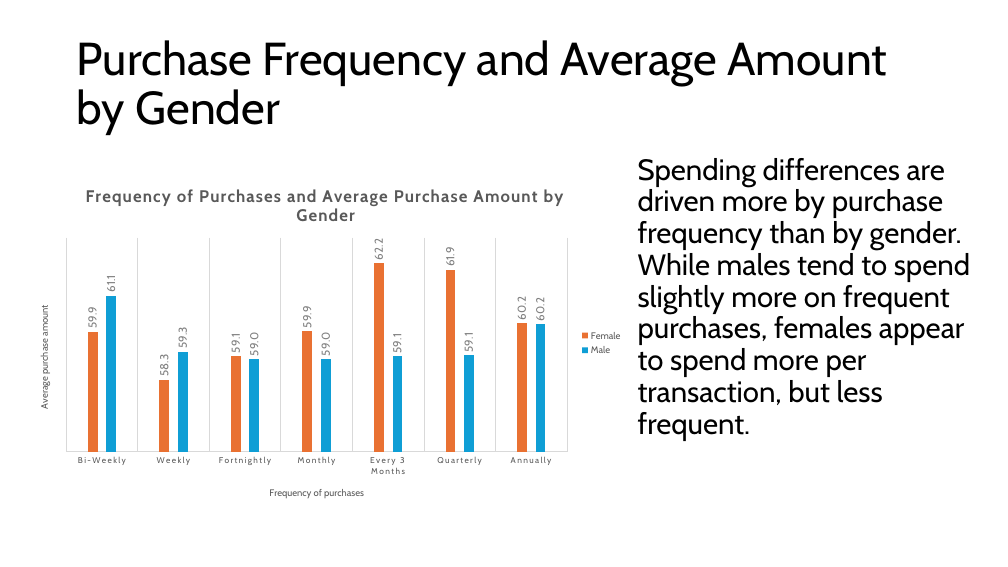
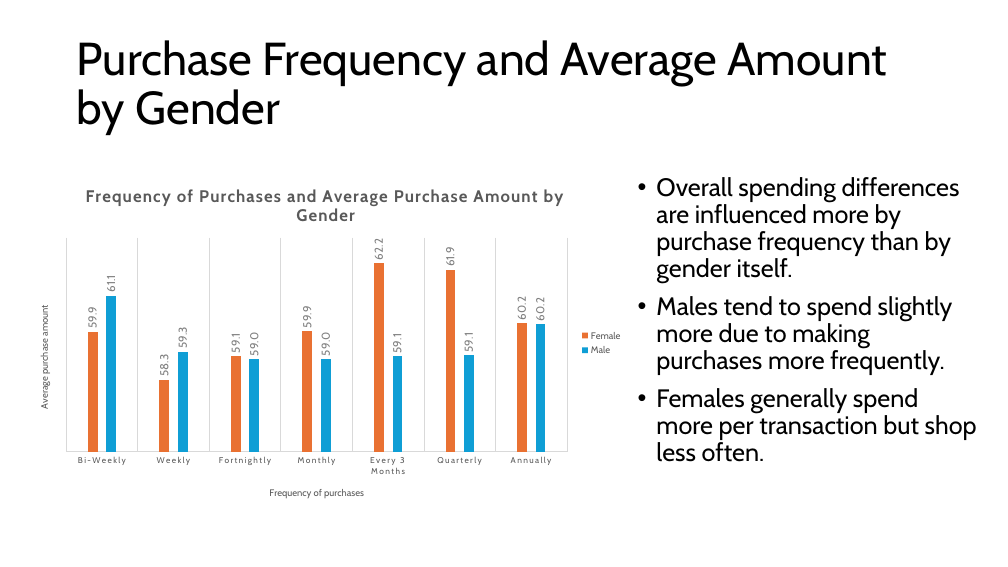
Before and after one commit to ilsecaher/MSDS670_X40_Mid-Term_Project, a slide deck: slide 4 of MSDS670_X40_Data Visualization_AssignmentWk4 - Ilse Severance.pptx. Drawn at 1008x567 pixels with LibreOffice and Linux fonts; fonts in the diff are those of the drawing. Boxes give left, top, right and bottom in pixels: in the first picture for what was removed or moved away, otherwise in the second. Text is boxed around its words. In the diff, an @@ line names an element or a change of style, - is before the commit and + after.

```diff
--- a/MSDS670_X40_Data Visualization_AssignmentWk4 - Ilse Severance.pptx
+++ b/MSDS670_X40_Data Visualization_AssignmentWk4 - Ilse Severance.pptx
@@ text at (656,177,977,462): text changed; size 28 to 24 pt @@
-Spending differences are driven more by purchase frequency than by gender. While males tend to spend slightly more on frequent purchases, females appear to spend more per transaction, but less frequent.
+• Overall spending differences are influenced more by purchase frequency than by gender itself.
+• Males tend to spend slightly more due to making purchases more frequently.
+• Females generally spend more per transaction but shop less often.
```
Also in this commit, not shown: 4 other slides changed.
